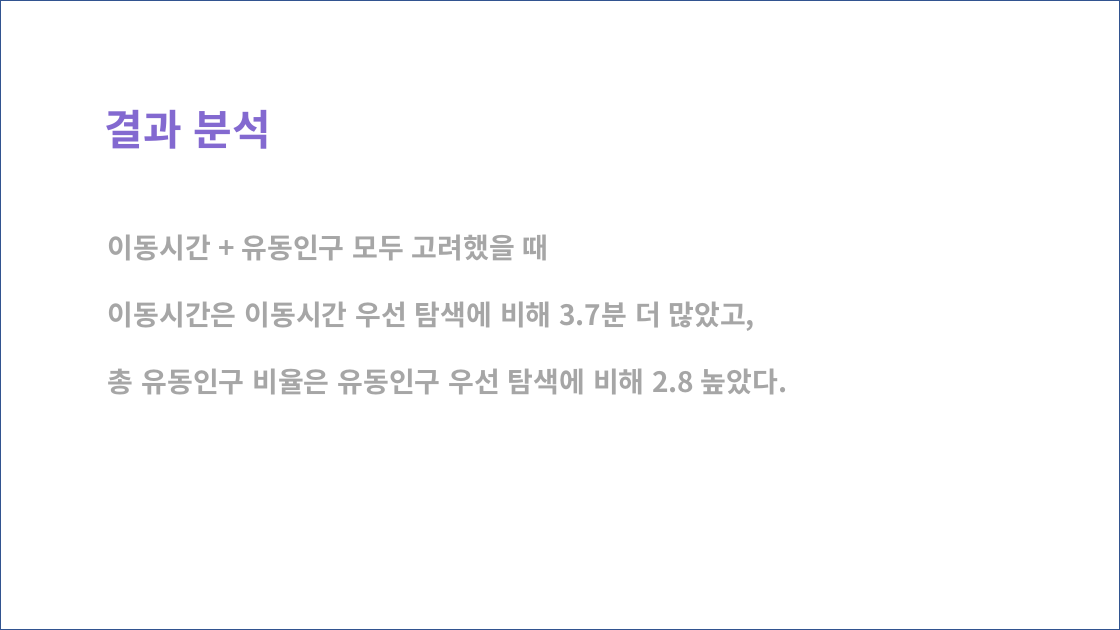
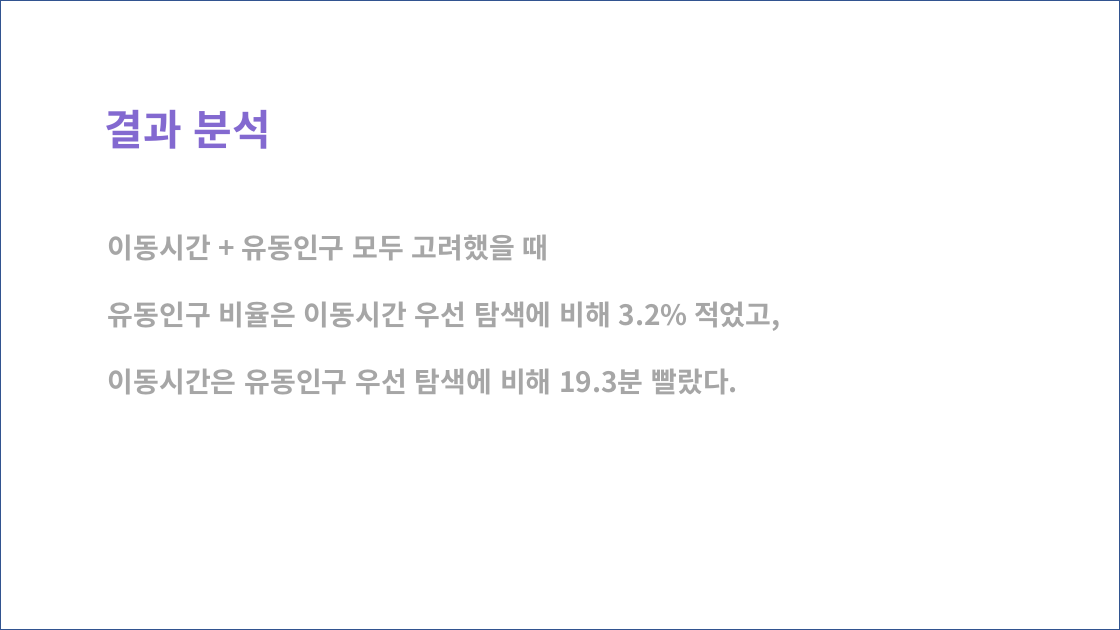
Before and after one commit to JHYOONNN/DST_project, a slide deck: slide 21 of ppt/ppt_final.pptx. Drawn at 1120x630 pixels with LibreOffice and Linux fonts; fonts in the diff are those of the drawing. Boxes give left, top, right and bottom in pixels: in the first picture for what was removed or moved away, otherwise in the second. Text is boxed around its words. In the diff, an @@ line names an element or a change of style, - is before the commit and + after.

```diff
--- a/ppt/ppt_final.pptx
+++ b/ppt/ppt_final.pptx
@@ text at bbox=[108, 301, 780, 395]: text changed @@
-이동시간은 이동시간 우선 탐색에 비해 3.7분 더 많았고,
-총 유동인구 비율은 유동인구 우선 탐색에 비해 2.8 높았다.
+유동인구 비율은 이동시간 우선 탐색에 비해 3.2% 적었고,
+이동시간은 유동인구 우선 탐색에 비해 19.3분 빨랐다.
```
Also in this commit, not shown: 4 other files.
